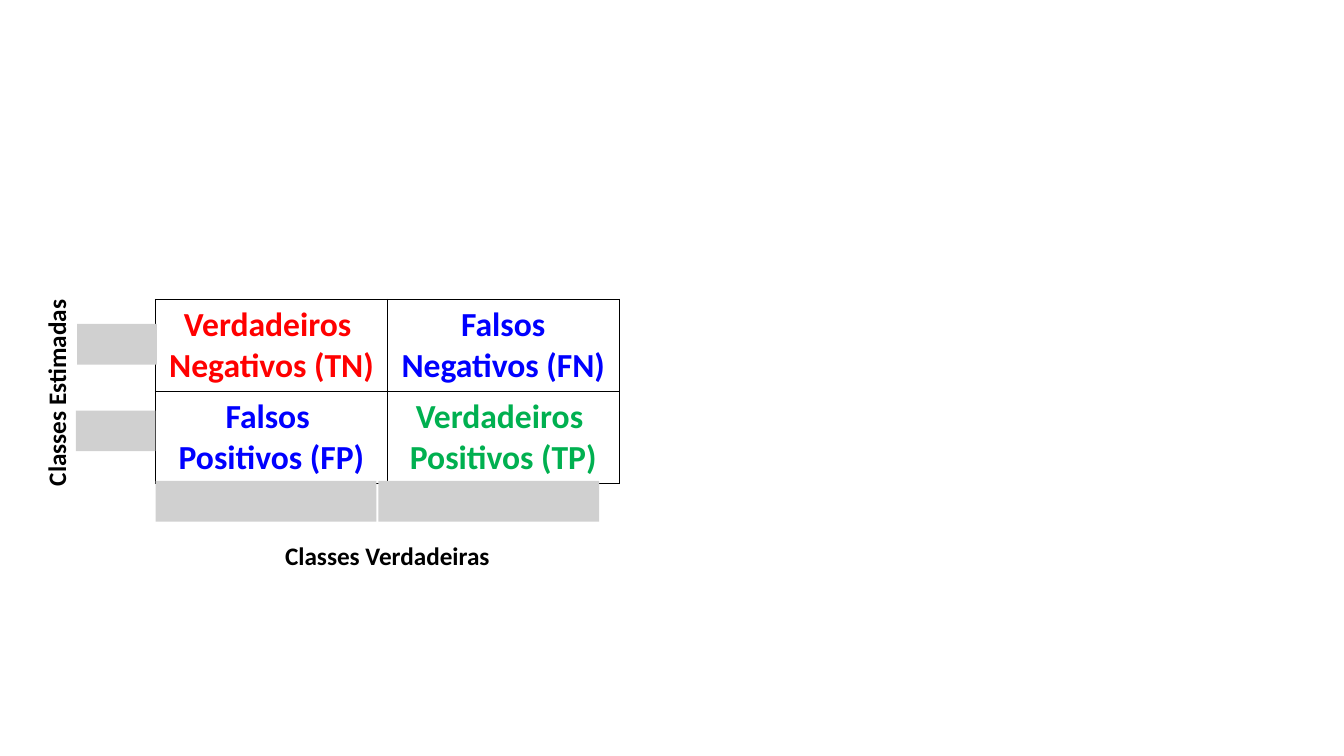
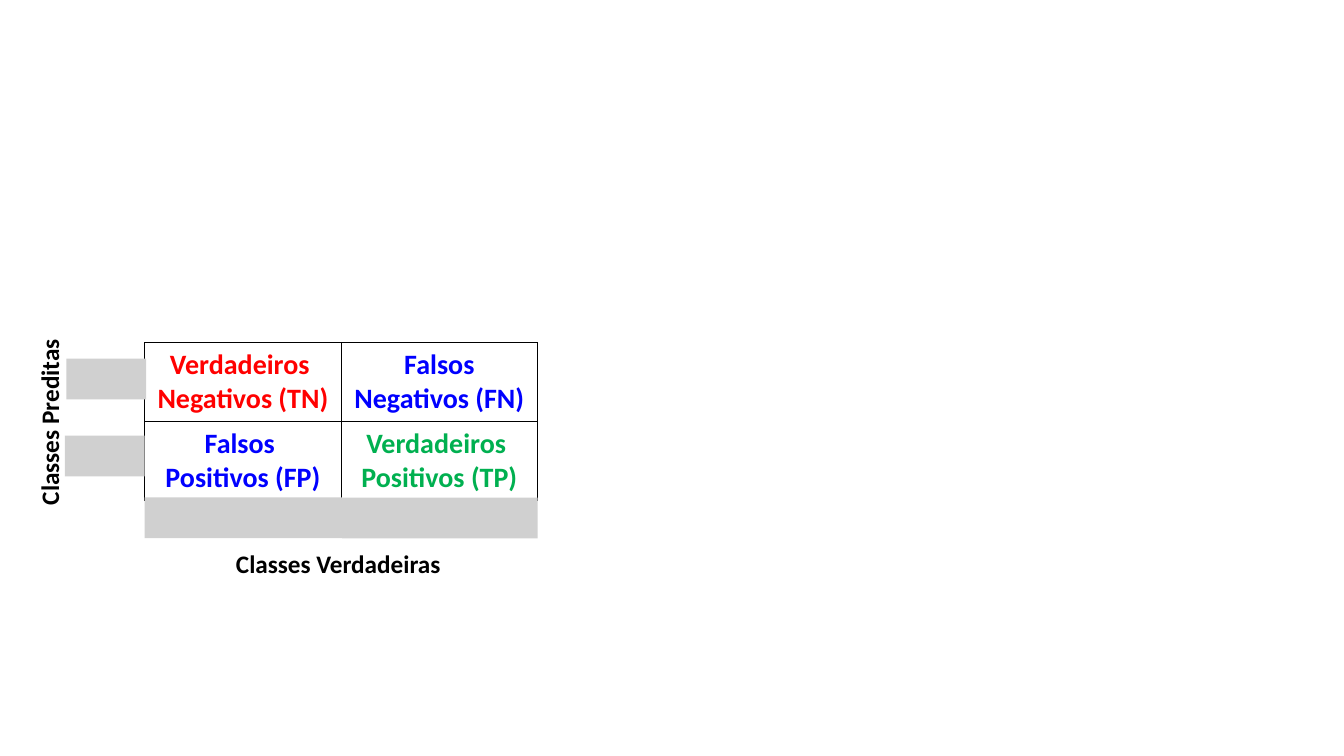
Before and after one commit to zz4fap/c24_inteligencia_artificial, a slide deck: slide 8 of slides/C24_Métricas_de_Classificação.pptx. Drawn at 1344x756 pixels with LibreOffice and Linux fonts; fonts in the diff are those of the drawing; grey boxes stand for pictures. Boxes give left, top, right and bottom in pixels: in the first picture for what was removed or moved away, otherwise in the second. Text is boxed around its words. In the diff, an @@ line names an element or a change of style, - is before the commit and + after.

```diff
--- a/slides/C24_Métricas_de_Classificação.pptx
+++ b/slides/C24_Métricas_de_Classificação.pptx
@@ picture removed at (78,324,157,364) @@
@@ text at (35,347,66,503): text changed @@
-Classes Estimadas
+Classes Preditas
@@ picture added at (67,359,146,399) @@
@@ table at (145,343,538,497) @@
@@ size 24 to 20 pt @@
@@ table: place and size @@
-table at (155,299,619,481)
+table at (145,343,538,497)
@@ picture removed at (76,410,155,451) @@
@@ picture added at (65,436,144,476) @@
@@ picture: place and size @@
-picture at (155,481,376,521)
+picture at (145,497,343,537)
@@ picture: place and size @@
-picture at (378,481,599,521)
+picture at (342,498,537,538)
@@ text "Classes Verdadeiras": place and size @@
-text "Classes Verdadeiras" at (285,547,489,566)
+text "Classes Verdadeiras" at (236,555,440,574)
```
Also in this commit, not shown: 15 other slides changed, 1 slide added, 2 other files.
